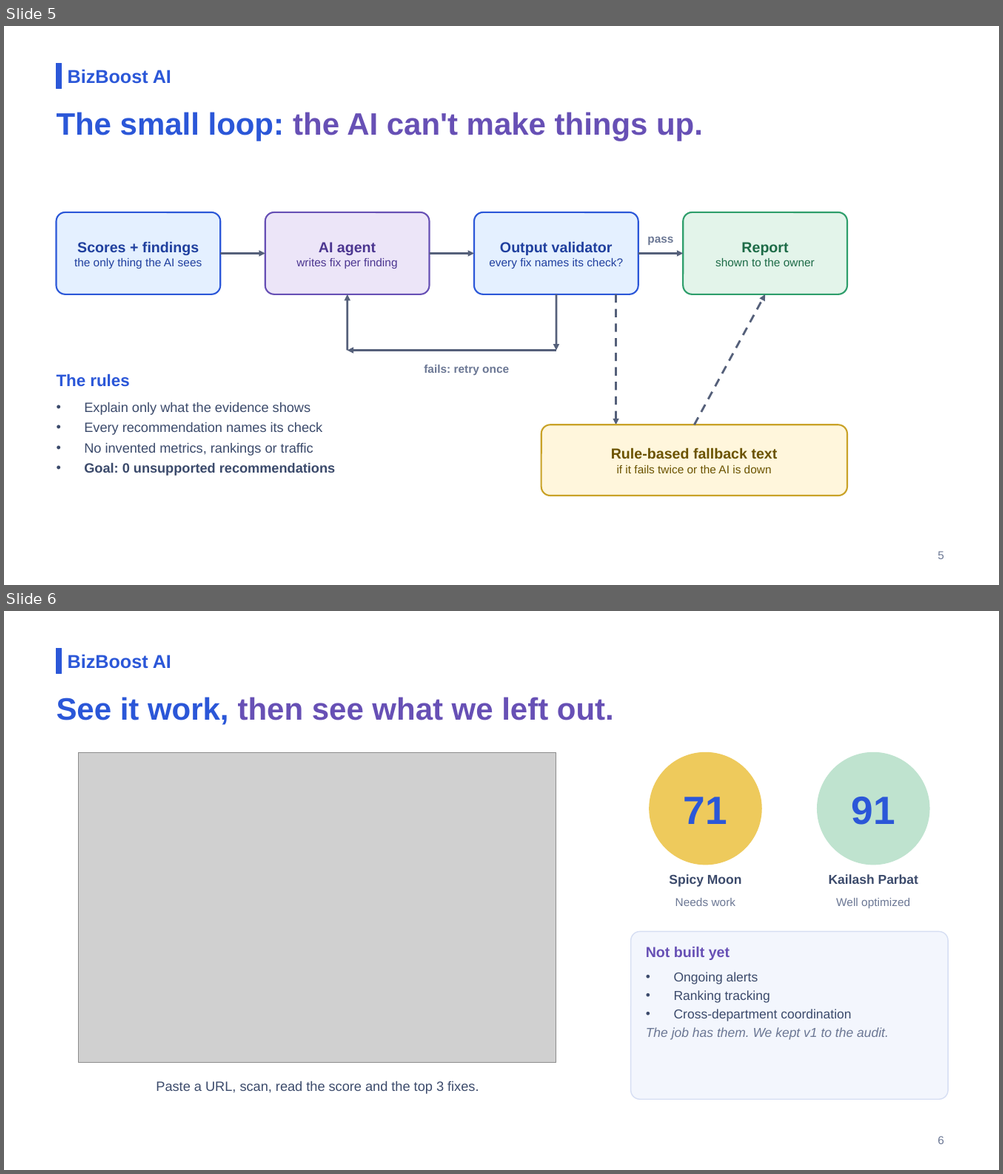
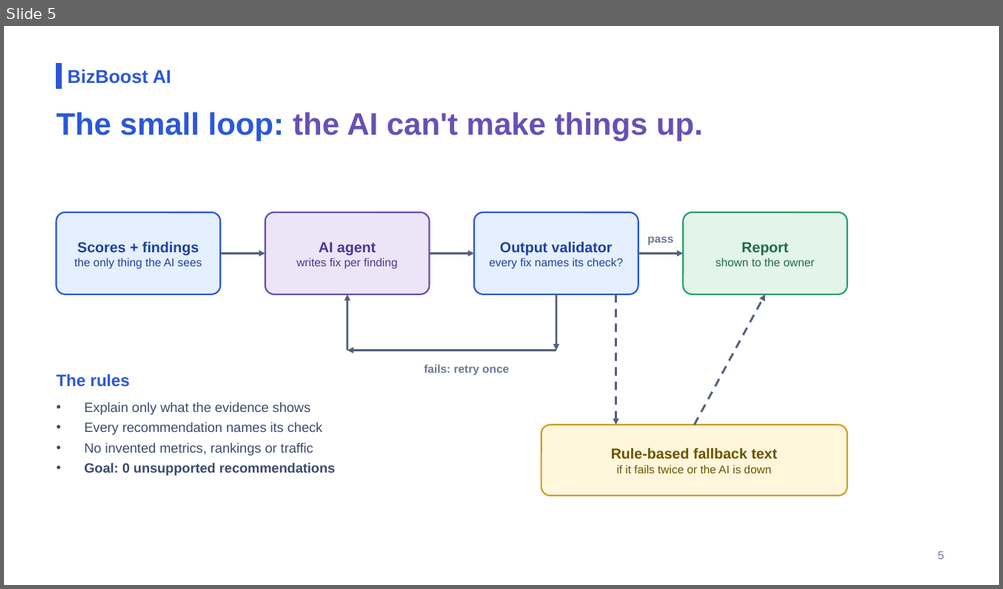
Before and after one commit to Soma-Majumder/BizBoost-AI, a slide deck: presentation/BizBoost-AI-Presentation.pptx. Shown one above the other, each under a label of ours: slides 5 and 6 before the commit, slide 5 after it. The pictures are 1003x1174 and 1003x589 pixels, drawn with LibreOffice and Linux fonts; fonts in the diff are those of the drawing; grey boxes stand for pictures. Boxes give left, top, right and bottom in pixels: in the first picture for what was removed or moved away, otherwise in the second. Text is boxed around its words. In the diff, an @@ line names an element or a change of style, - is before the commit and + after.

```diff
--- a/presentation/BizBoost-AI-Presentation.pptx
+++ b/presentation/BizBoost-AI-Presentation.pptx
@@ slide 6 removed at box(4, 611, 999, 1170), background #FFFFFF @@
@@ rectangle removed at box(57, 648, 62, 674) @@
@@ text removed at box(68, 654, 171, 669) @@
-BizBoost AI
@@ text removed at box(57, 697, 614, 725) @@
-See it work, then see what we left out.
@@ picture removed at box(79, 753, 556, 1063) @@
@@ ellipse removed at box(649, 753, 761, 865) @@
@@ ellipse removed at box(817, 753, 929, 865) @@
@@ text removed at box(683, 797, 727, 824) @@
-71
@@ text removed at box(851, 797, 895, 825) @@
-91
@@ text removed at box(669, 874, 742, 887) @@
-Spicy Moon
@@ text removed at box(828, 874, 918, 884) @@
-Kailash Parbat
@@ text removed at box(675, 898, 736, 906) @@
-Needs work
@@ text removed at box(836, 898, 910, 908) @@
-Well optimized
@@ rounded rectangle removed at box(631, 932, 948, 1099) @@
@@ text removed at box(646, 947, 729, 960) @@
-Not built yet
@@ text removed at box(646, 972, 888, 1040) @@
-• Ongoing alerts
-• Ranking tracking
-• Cross-department coordination
-The job has them. We kept v1 to the audit.
@@ text removed at box(156, 1082, 478, 1094) @@
-Paste a URL, scan, read the score and the top 3 fixes.
@@ text removed at box(937, 1136, 944, 1145) @@
-6
```
Also in this commit, not shown: 2 slides added, 1 other slide removed.
